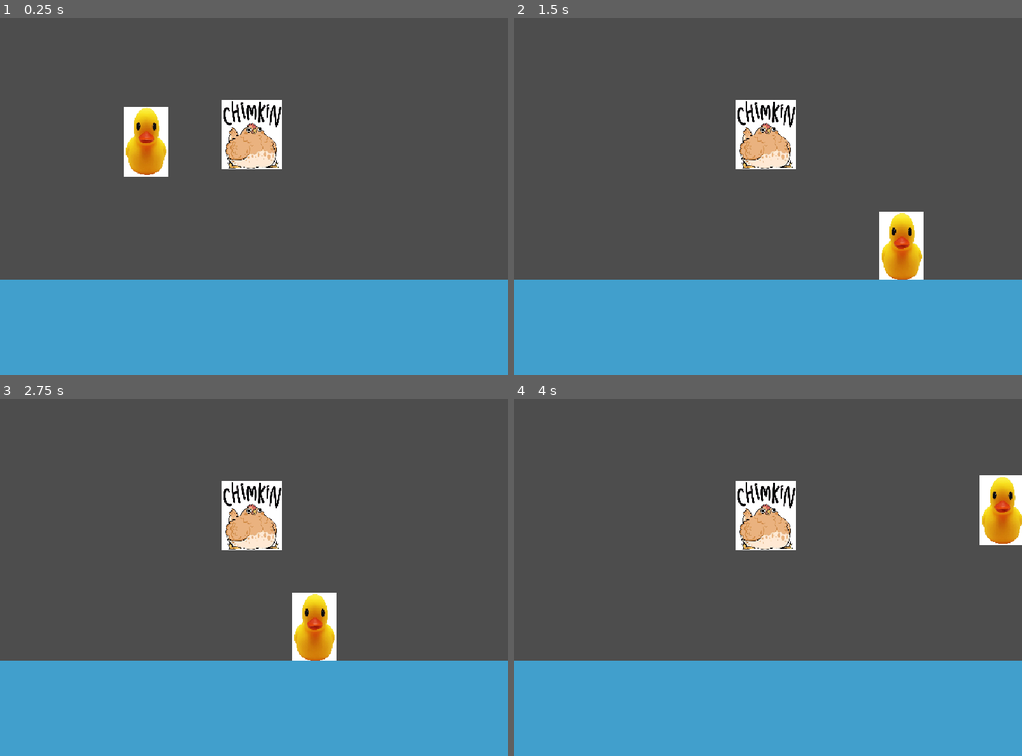
Above: before the commit, frames 1-4 (two rows, left to right).
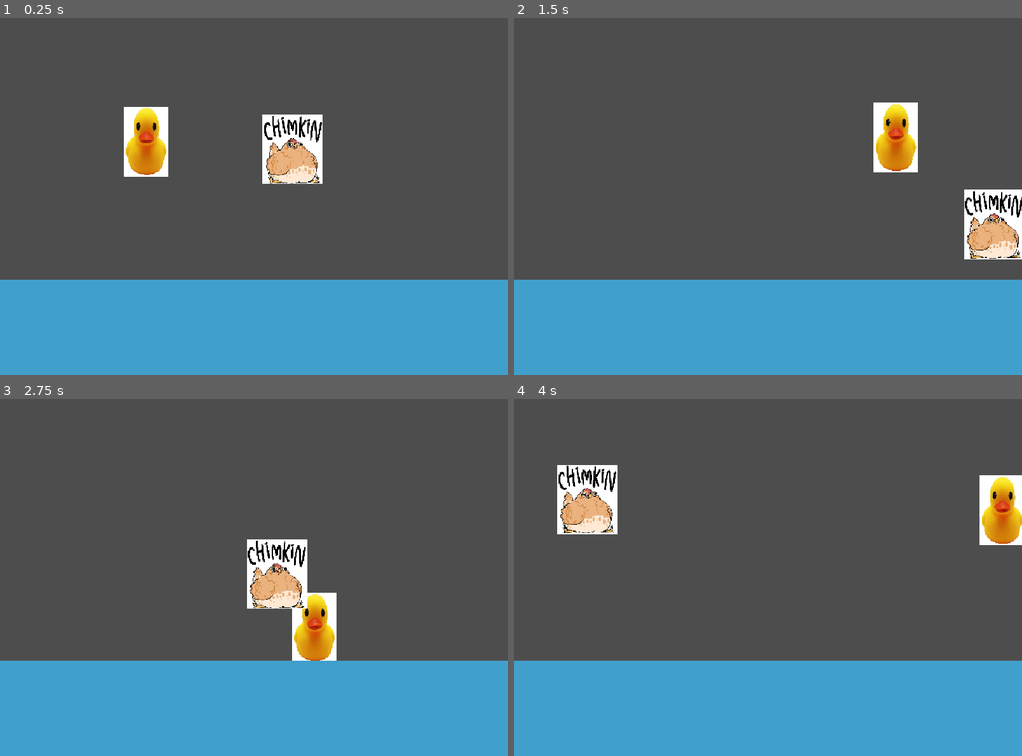
Above: after the commit, the same moments.

Repository: ethanshu2012-tech/Haven
Game: Godot game, scene res://MainScene.tscn
The game is run twice, just before and just after one commit, with the same random seed, the same clock (stepped at 60 frames per second) and the same inputs.
Inputs:
- Up to frame 1 (0.25 s): no input
- Up to frame 2 (1.5 s): hold D (right) from 0.53 s (still down); tap W (up) at 0.77 s
- Up to frame 3 (2.75 s): tap W (up) at 1.52 s; release D (right) at 2.03 s; hold A (left) from 2.03 s (still down)
- Up to frame 4 (4 s): release A (left) at 2.78 s; hold D (right) from 2.78 s (still down); tap W (up) at 3.02, 3.77 s

The runs differ from the first frame. In frame 1, 3.8% of the frame differs, in the area x 43-64%, y 22-47%; in frame 2, 7.9%, in the area x 43-100%, y 22-74%; in frame 3, 4.3%; in frame 4, 4.6%.
Error before the commit: Invalid access to property or key 'rightwallchar23' on a base object of type 'null instance'. (res://character_body_23d.gd:22)

Commit message:
HAVEN Vidk working placeholder enemy sprite that bounces around

Diff:
--- a/HavenV2/character_body_23d.gd
+++ b/HavenV2/character_body_23d.gd
@@ -3,28 +3,38 @@
 @onready var main = $main_scene
 const SPEED = 350
 const JUMP_VELOCITY = -900
-const direction = 4
-
+var direction: Vector2
+#ETHAN READ THIS
+# I DIDNT KNOW WHAT TO DO
+#SO I SEARCHED FOR A VID ONLINE
+#AND TRIED TO ADAPT IT
+#BUT IT DIDNT WORK
+#SO I JUST COPIED IT BASICALLY WORD FOR WORD
+#if u wanna know what vid it was
+#https://www.youtube.com/watch?v=AHno-nd2F_I
+#IF U UNDERSTAND HOW THIS WORKS
+#PLEASE PLEASE TRY APPLY GRAVITY
+func _ready() -> void:
+	var scrnsze = get_viewport_rect().size
+	direction = get_random_direction()
 
 func _physics_process(delta: float) -> void:
 	# Add the gravity.
 	if not is_on_floor():
 		velocity += get_gravity() * delta
 
+
 	# Handle jump.
 	if is_on_floor():
 		velocity.y = JUMP_VELOCITY
+	var collision = move_and_collide(delta * SPEED * direction)
+	if collision:
+		direction = direction.bounce(collision.get_normal())
 
-
+func get_random_direction() -> Vector2:
+	var new_dir = Vector2()
+	new_dir.x = [1, -1].pick_random()
+	new_dir.y = randf_range(-1, 1)
+	return new_dir.normalized()
 	# Get the input direction and handle the movement/deceleration.
 	# As good practice, you should replace UI actions with custom gameplay actions.
-
-	if direction and main.rightwallchar23 == false:
-		velocity.x = (direction * SPEED)
-		if is_on_wall():
-			velocity.x = -(direction * SPEED)
-			var rightwallchar23 = true
-	else:
-		velocity.x = -(direction * SPEED)
-
-	move_and_slide()
--- a/HavenV2/main_scene.gd
+++ b/HavenV2/main_scene.gd
@@ -1,13 +1,14 @@
 extends Node2D
 @onready var char23 = $character_body_23d
-var rightwallchar23 = true
+
 # Called when the node enters the scene tree for the first time.
 func _ready() -> void:
+
+
 	pass # Replace with function body.
 
 
 # Called every frame. 'delta' is the elapsed time since the previous frame.
 func _process(delta: float) -> void:
-	if char23.rightwallchar23 == true:
-		rightwallchar23 = true
+
 	pass
